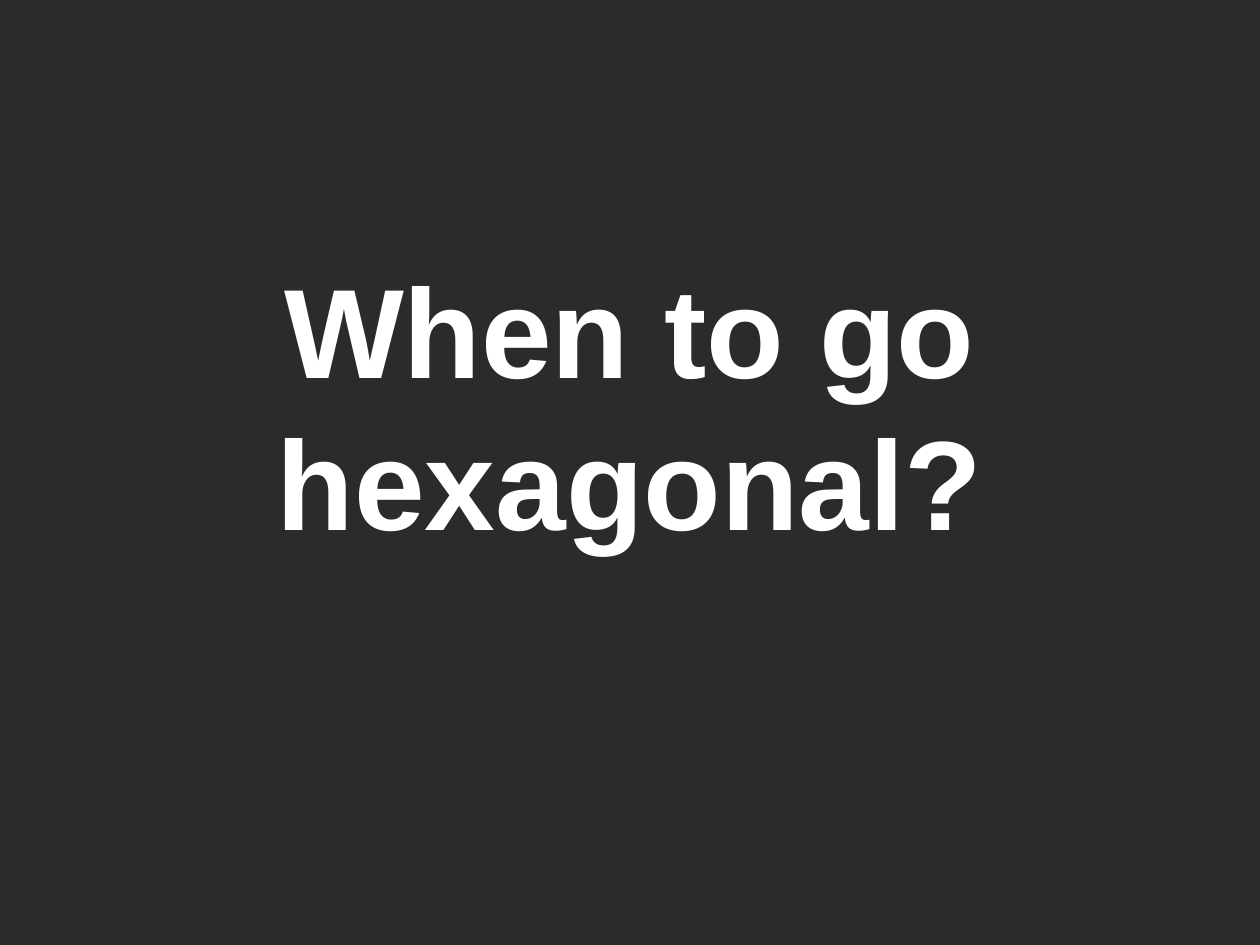
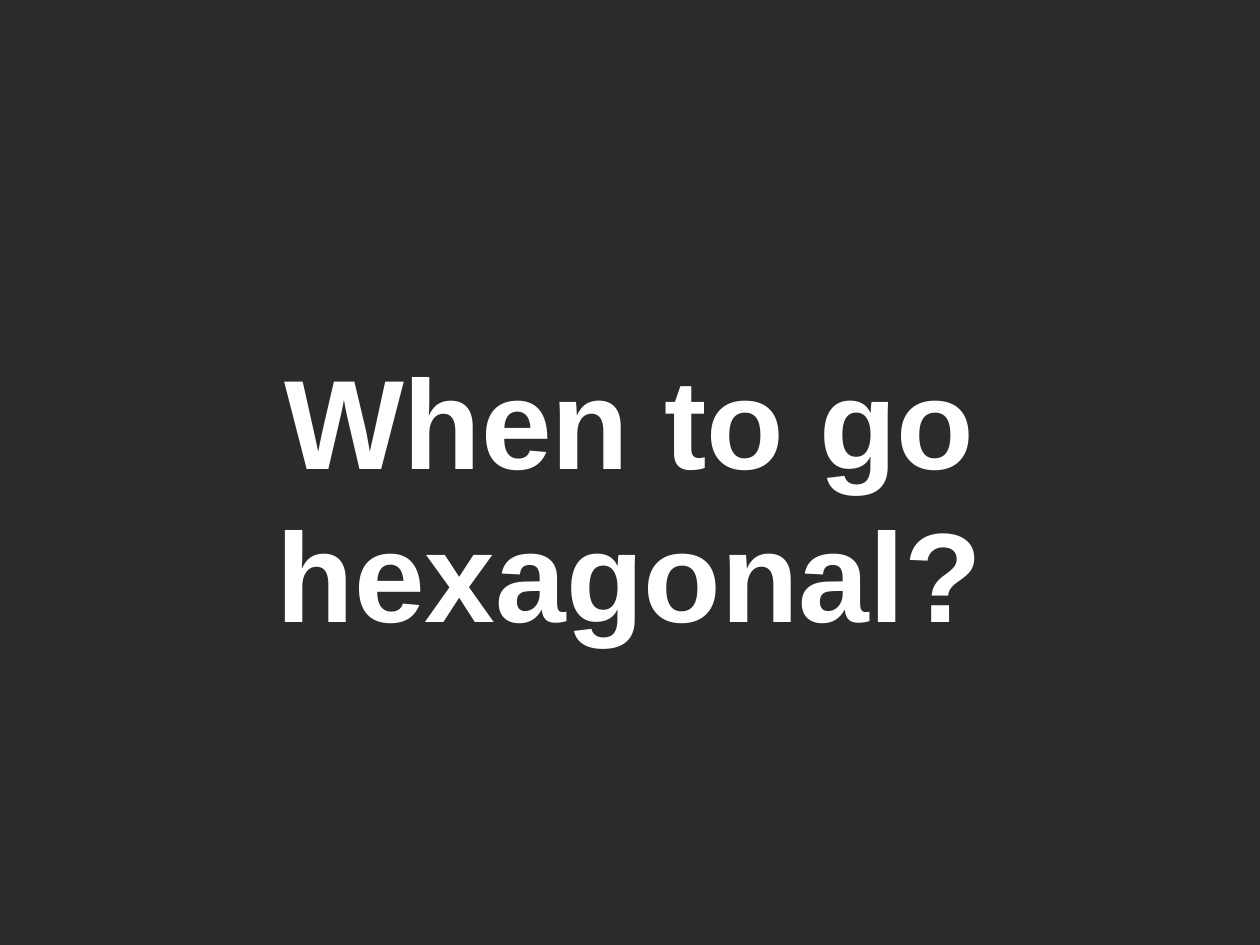
Before and after one commit to mateuszwinnicki/talks, a slide deck: slide 33 of HexagonalArchitecture/HexagonalArchitecture.odp. Drawn at 1260x945 pixels with LibreOffice and Linux fonts; fonts in the diff are those of the drawing; background and template pictures are left out; a plain dark background stands for a picture behind light text. Boxes give left, top, right and bottom in pixels: in the first picture for what was removed or moved away, otherwise in the second. Text is boxed around its words. In the diff, an @@ line names an element or a change of style, - is before the commit and + after.

Commit message:
Changes to Hexagonal talk, + pdf version is generated

```diff
--- a/HexagonalArchitecture/HexagonalArchitecture.odp
+++ b/HexagonalArchitecture/HexagonalArchitecture.odp
@@ subtitle "When to go hexagonal?" moved from (x1=277, y1=286, x2=982, y2=553) to (x1=277, y1=377, x2=982, y2=645) @@
```
Also in this commit, not shown: 2 other slides changed, 1 slide added, 1 slide removed, 1 other file.
